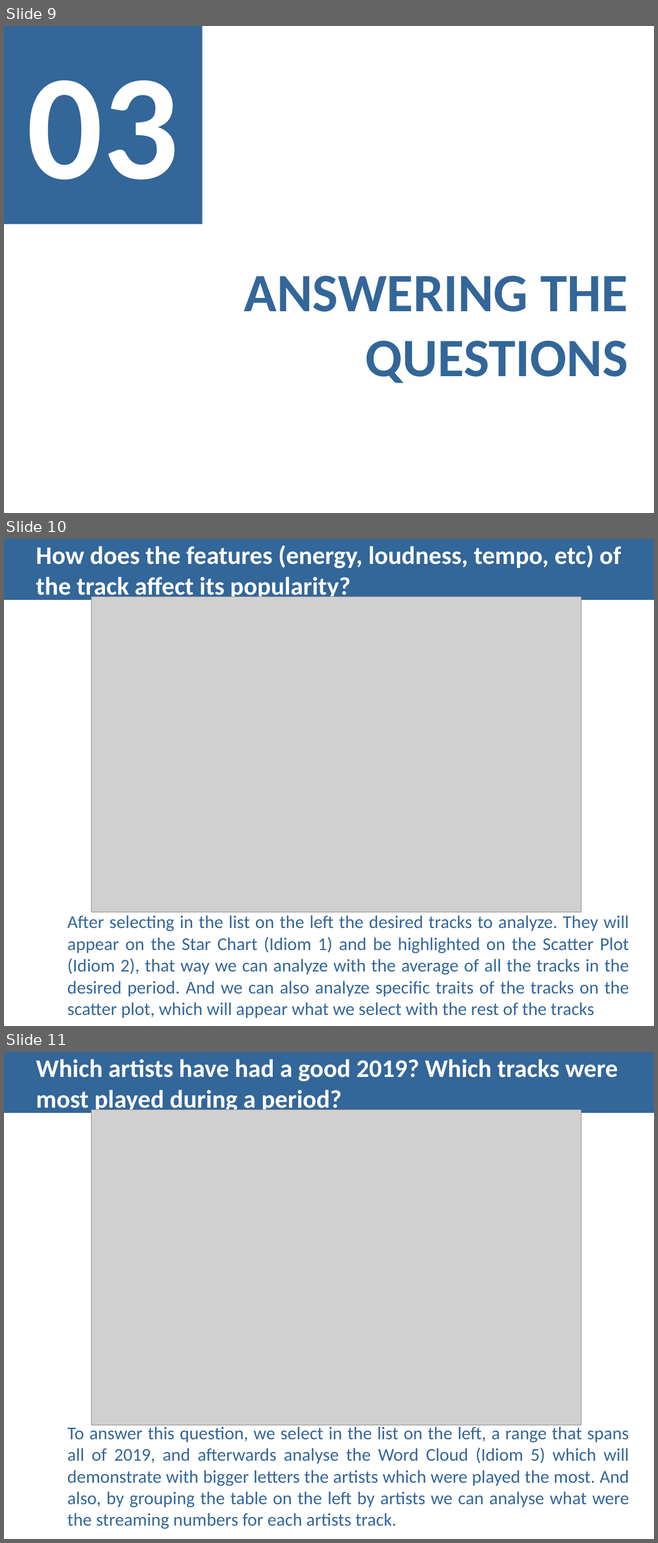
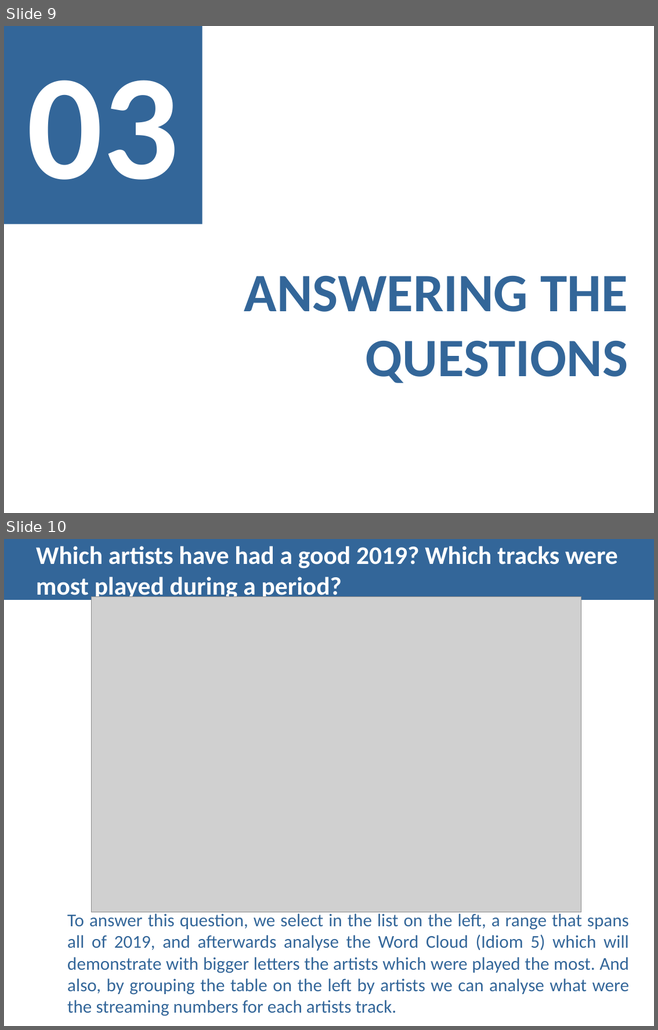
Before and after one commit to goncaloadolfo/VI_project, a slide deck: checkpoint3/52.pptx. Shown one above the other, each under a label of ours: slides 9, 10 and 11 before the commit, slides 9 and 10 after it. The pictures are 658x1543 and 658x1030 pixels, drawn with LibreOffice and Linux fonts; fonts in the diff are those of the drawing; grey boxes stand for pictures. Boxes give left, top, right and bottom in pixels: in the first picture for what was removed or moved away, otherwise in the second. Text is boxed around its words. In the diff, an @@ line names an element or a change of style, - is before the commit and + after.

```diff
--- a/checkpoint3/52.pptx
+++ b/checkpoint3/52.pptx
@@ slide 10 removed at [4,539,654,1026], background #FFFFFF @@
@@ title removed at [36,545,621,601] @@
-How does the features (energy, loudness, tempo, etc) of the track affect its popularity?
@@ picture removed at [92,597,581,913] @@
@@ text removed at [67,915,629,1018] @@
-After selecting in the list on the left the desired tracks to analyze. They will appear on the Star Chart (Idiom 1) and be highlighted on the Scatter Plot (Idiom 2), that way we can analyze with the average of all the tracks in the desired period. And we can also analyze specific traits of the tracks on the scatter plot, which will appear what we select with the rest of the tracks
@@ what was slide 11 is now slide 10 @@
```
